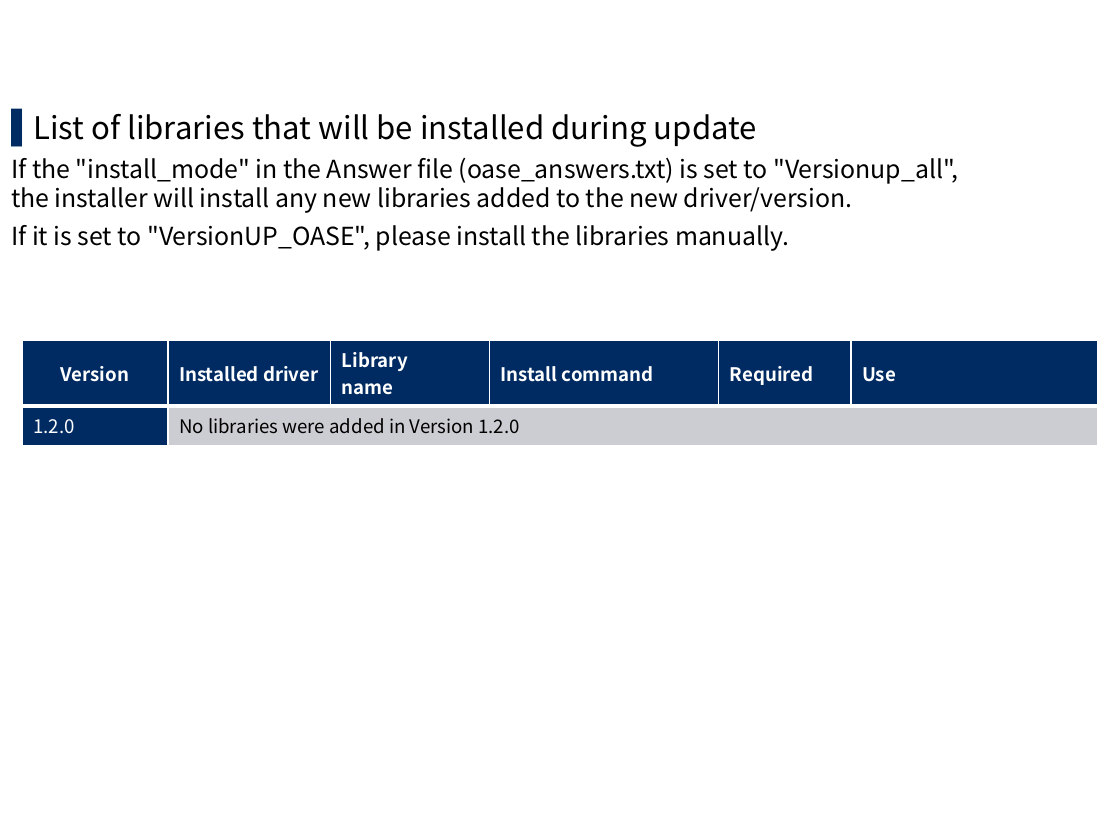
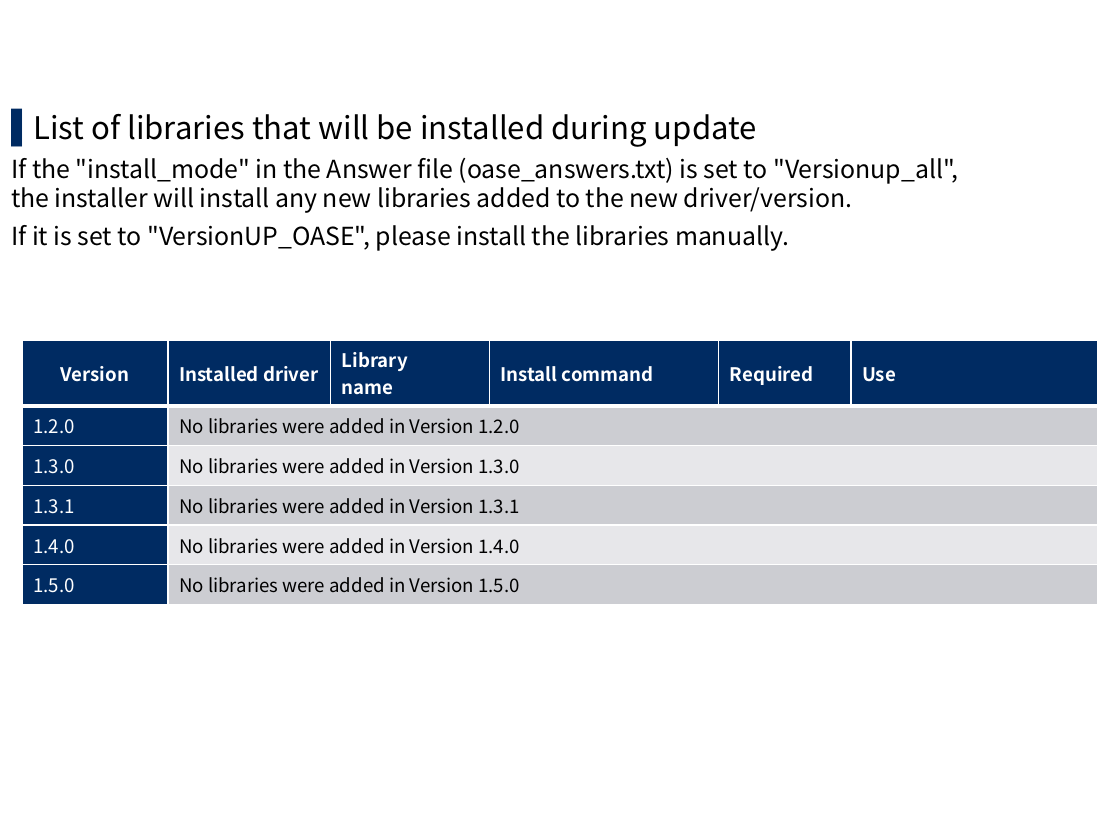
Before and after one commit to exastro-suite/oase-docs, a slide deck: slide 20 of asset/Learn/OASE-versionup-install.pptx. Drawn at 1120x840 pixels with LibreOffice and Linux fonts; fonts in the diff are those of the drawing; background and template pictures are left out. Boxes give left, top, right and bottom in pixels: in the first picture for what was removed or moved away, otherwise in the second. Text is boxed around its words. In the diff, an @@ line names an element or a change of style, - is before the commit and + after.

```diff
--- a/asset/Learn/OASE-versionup-install.pptx
+++ b/asset/Learn/OASE-versionup-install.pptx
@@ table at (22, 340, 1098, 599) @@
+row 3: 1.3.0 | No libraries were added in Version 1.3.0 |  |  |  | 
+row 4: 1.3.1 | No libraries were added in Version 1.3.1 |  |  |  | 
+row 5: 1.4.0 | No libraries were added in Version 1.4.0 |  |  |  | 
+row 6: 1.5.0 | No libraries were added in Version 1.5.0 |  |  |  | 
```
Also in this commit, not shown: 3 other files.
